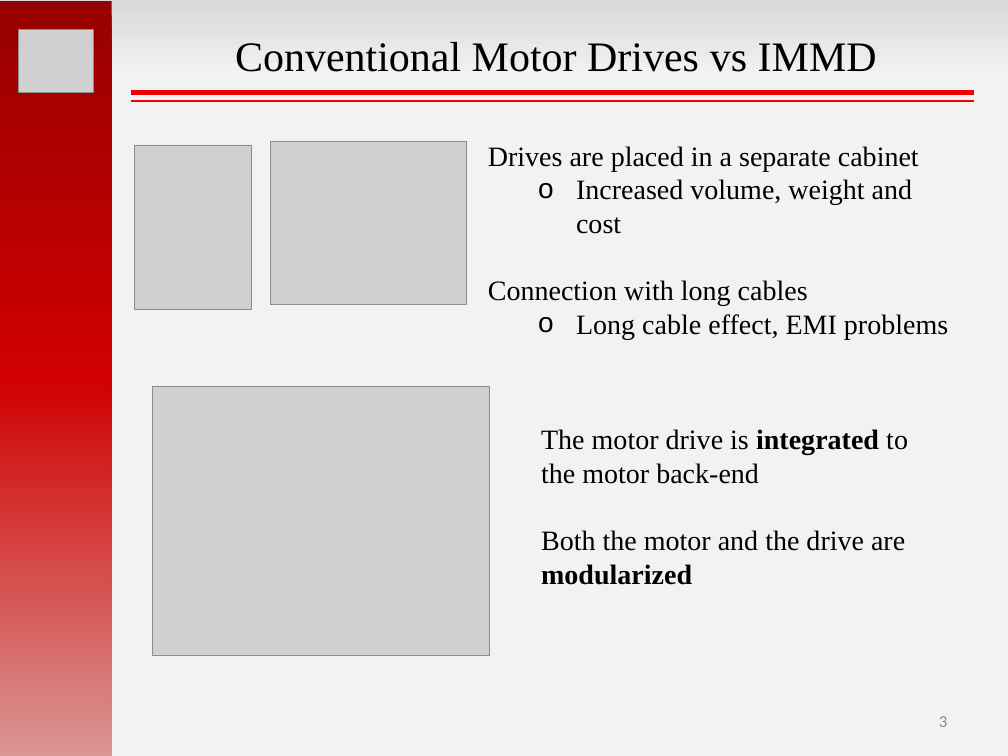
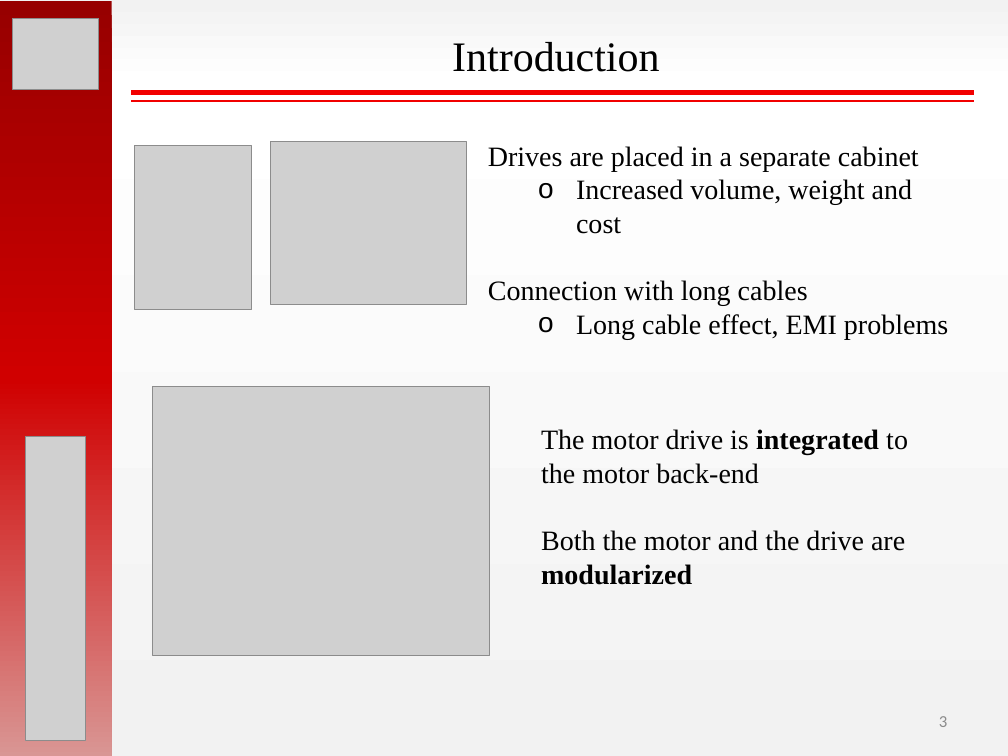
Before and after one commit to hakanpolat/IMMD, a slide deck: slide 3 of ISIE 2017/sunum/ISIE2017_OralPres_Mesut_Uğur.pptx. Drawn at 1008x756 pixels with LibreOffice and Linux fonts; fonts in the diff are those of the drawing; grey boxes stand for pictures. Boxes give left, top, right and bottom in pixels: in the first picture for what was removed or moved away, otherwise in the second. Text is boxed around its words. In the diff, an @@ line names an element or a change of style, - is before the commit and + after.

```diff
--- a/ISIE 2017/sunum/ISIE2017_OralPres_Mesut_Uğur.pptx
+++ b/ISIE 2017/sunum/ISIE2017_OralPres_Mesut_Uğur.pptx
@@ background gradient #D9D9D9 to #F2F2F2 to gradient #F2F2F2 to #FFFFFF @@
@@ picture: place and size @@
-picture at <box>18,29,94,92</box>
+picture at <box>13,18,99,90</box>
@@ text at <box>452,42,659,72</box>: text changed @@
-Conventional Motor Drives vs IMMD
+Introduction
@@ picture added at <box>25,436,86,741</box> @@
```
Also in this commit, not shown: 14 other slides changed, 2 slides added, 5 slides removed.
